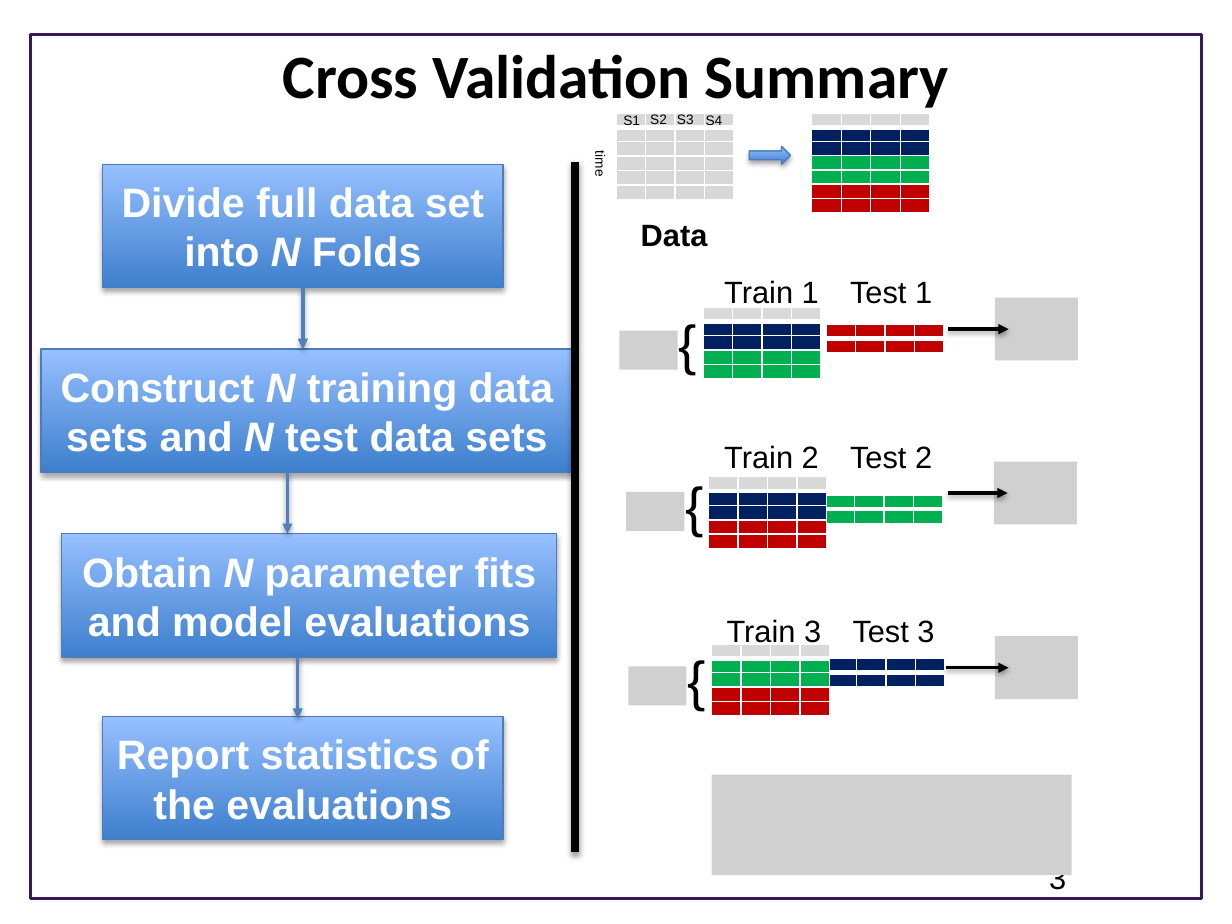
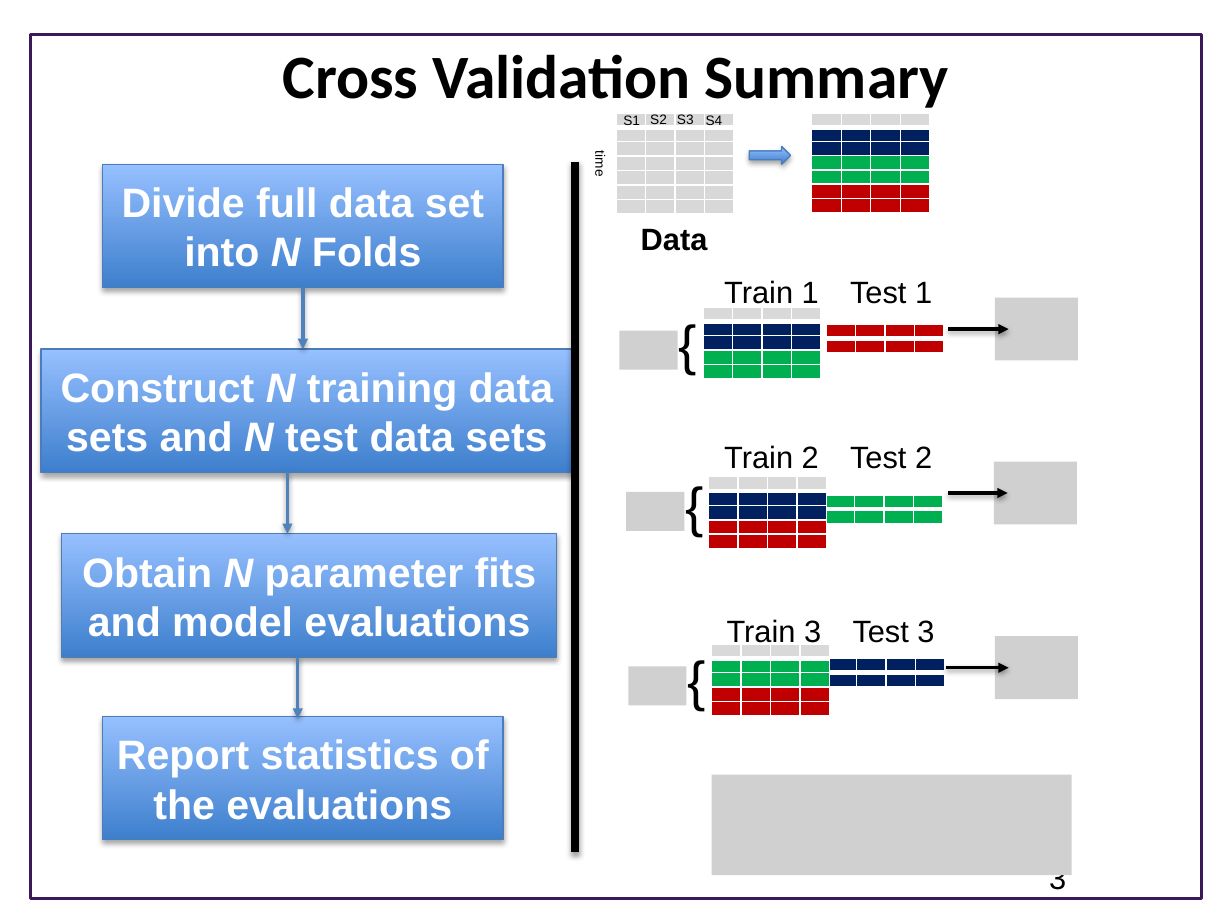
Before and after one commit to ModelEngineering/BIOEN-437, a slide deck: slide 3 of Lectures/Verification-and-Validation/vav_crossvalidation.pptx. Drawn at 1232x924 pixels with LibreOffice and Linux fonts; fonts in the diff are those of the drawing; grey boxes stand for pictures; background and template pictures are left out. Boxes give left, top, right and bottom in pixels: in the first picture for what was removed or moved away, otherwise in the second. Text is boxed around its words. In the diff, an @@ line names an element or a change of style, - is before the commit and + after.

Commit message:
Small fix in slides

```diff
--- a/Lectures/Verification-and-Validation/vav_crossvalidation.pptx
+++ b/Lectures/Verification-and-Validation/vav_crossvalidation.pptx
@@ table at box(616, 113, 729, 223) @@
+row 7:  |  |  | 
@@ text "Data": place and size @@
-text "Data" at box(641, 224, 708, 247)
+text "Data" at box(641, 228, 708, 251)
```
